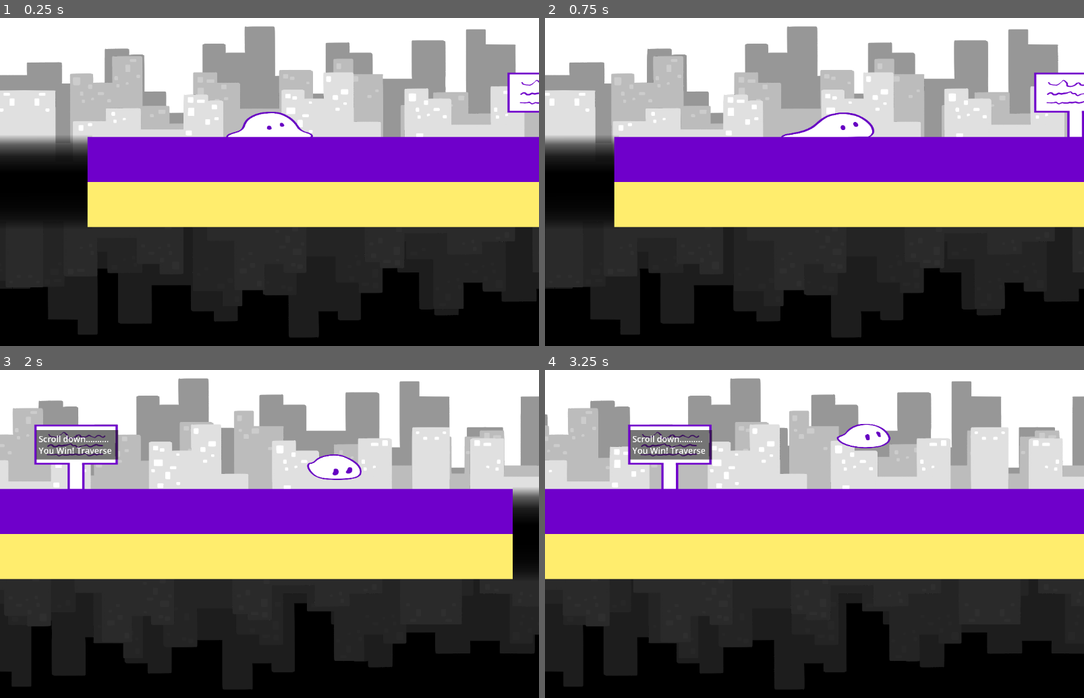
Above: before the commit, frames 1-4 (two rows, left to right).
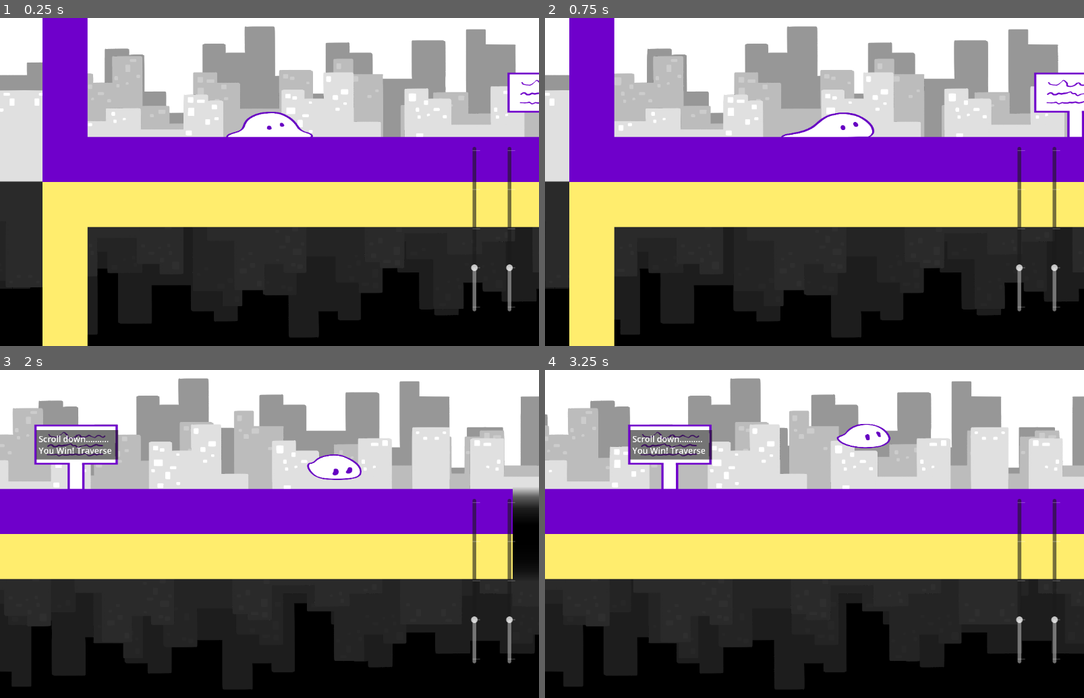
Above: after the commit, the same moments.

Repository: Globs-United/Project
Game: Godot game, scene res://winner_screen.tscn
The game is run twice, just before and just after one commit, with the same random seed, the same clock (stepped at 60 frames per second) and the same inputs. This scene is started directly instead of the project's main scene. Sound files missing from this copy of the repository are replaced by a short silence.
Inputs:
- Up to frame 1 (0.25 s): no input
- Up to frame 2 (0.75 s): hold Right (moveRight) from 0.53 s (still down); tap E (interact) at 0.6 s
- Up to frame 3 (2 s): keep holding Right (moveRight); tap Space (jump) at 0.77, 1.52 s; tap E (interact) at 1.35 s
- Up to frame 4 (3.25 s): release Right (moveRight) at 2.03 s; hold Left (moveLeft) 2.03-2.78 s; tap E (interact) at 2.1, 2.85 s; hold Right (moveRight) from 2.78 s (still down); tap Space (jump) at 3.02 s

The runs differ from the first frame. In frame 1, 11% of the frame differs, in the area x 0-96%, y 0-100%; in frame 2, 10%; in frame 3, 0.6%; in frame 4, 0.6%.

Commit message:
some finishing touches

Diff:
--- a/winner_screen.tscn
+++ b/winner_screen.tscn
@@ -7,15 +7,13 @@
 [ext_resource type="PackedScene" uid="uid://dh8i38af1uaom" path="res://object_scenes/sign.tscn" id="5_pl6lj"]
 [ext_resource type="PackedScene" uid="uid://b7kig75wfp6de" path="res://object_scenes/background.tscn" id="6_lqghc"]
 [ext_resource type="Script" uid="uid://w8iguxe1l24l" path="res://scripts/camera_2d.gd" id="7_dn0ov"]
+[ext_resource type="PackedScene" uid="uid://gkkpg0gxwa8j" path="res://object_scenes/sound_player.tscn" id="8_j8ev8"]
+[ext_resource type="PackedScene" uid="uid://cqab7aomtcrlf" path="res://object_scenes/volume_control_menu.tscn" id="9_mirrb"]
 
 [node name="WinnerScreen" type="Node2D"]
 
 [node name="Player" parent="." instance=ExtResource("1_pb8n0")]
 position = Vector2(389, 213)
-
-[node name="Pit" parent="." instance=ExtResource("1_mym2s")]
-position = Vector2(-170, 350)
-scale = Vector2(1, 0.5)
 
 [node name="Wall" parent="." instance=ExtResource("2_ist6a")]
 position = Vector2(960, 350)
@@ -26,7 +24,7 @@
 scale = Vector2(10, 0.5)
 
 [node name="FinishLine" parent="." instance=ExtResource("4_bngp7")]
-position = Vector2(4200, 350)
+position = Vector2(4700, 350)
 scale = Vector2(0.5, 0.5)
 
 [node name="Sign" parent="." instance=ExtResource("5_pl6lj")]
@@ -42,5 +40,14 @@
 script = ExtResource("7_dn0ov")
 
 [node name="Wall2" parent="." instance=ExtResource("2_ist6a")]
-position = Vector2(4100, 350)
+position = Vector2(4600, 350)
 scale = Vector2(5, 2)
+
+[node name="Wall4" parent="." instance=ExtResource("2_ist6a")]
+position = Vector2(-48, 350)
+scale = Vector2(1, 15)
+
+[node name="SoundPlayer" parent="." instance=ExtResource("8_j8ev8")]
+
+[node name="VolumeControlMenu" parent="." instance=ExtResource("9_mirrb")]
+tutorial = false
Not shown: 1 places in winner_screen.tscn that only renumber resources
